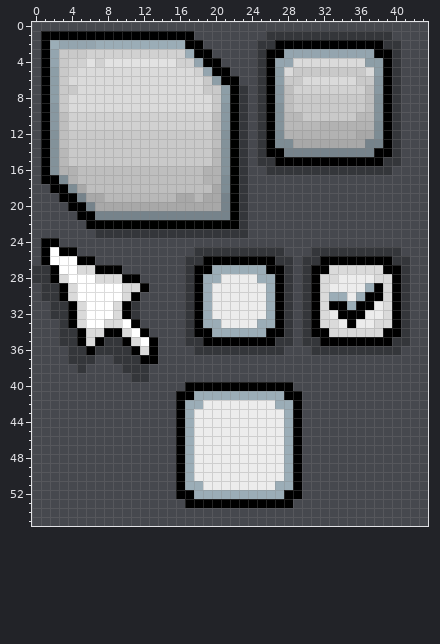
Two states of a pixel-art sprite, bin/data/warr_engine/ui/simple_ui.png. Above is the file before it was changed.
The file is 64x64 pixels. Pixels under 10% opacity are left out. Colours within 5 levels of each other are drawn and written as one. Shown: x 0..43, y 0..55.
Now the later version:
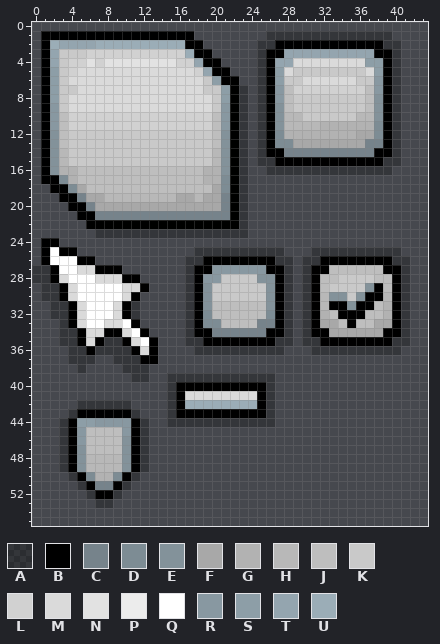
Palette (. is transparent): A #00000040  B #000000  C #76838b  D #7d8c94  E #83929a  F #a8a8a8  G #b2b2b2  H #b8b8b8  J #bebebe  K #c9c9c9  L #d1d1d1  M #dadada  N #e2e2e2  P #ececec  Q #ffffff  R #8898a1  S #8d9ea7  T #94a5af  U #9badb7
Edits made:
Changed rows in their new state; - is an unchanged pixel.
first column x 19:
27 -RRRRRR-------JJJJJJ-
28 RRKKKKEE-----JJKKKKJJ
29 EKKKKKKE-----JKKKKE-J
30 EKKKKKKE-----HEEKE--H
31 EJJJJJJE-----H--E--JG
32 DJJJJJJD-----GJ---JJG
33 DDJJJJCC-----FFJ-JJFF
34 -CCCCCC-------FFFFFF-
first column x 3:
39 ------------AAAAAAAAAAAA---
40 ------------AB---------A..-
41 ------------A-MMMMMMMMBA...
42 --AAAAAA----A---UUUUUUBA...
43 -ABBBBBBA---A-BBBBBBBBBA...
44 ABSSRRRRBA--AAAAAAAAAAAA...
45 ABRJJJJRBA---..............
46 ABRJJJJEBA---..............
47 ABEJJJJEBA---..............
48 ABEHHHHEBA---..............
49 ABEHHHHEBA---..............
50 -ABDGGDBA----..............
51 --ABCCBA-----..............
52 ---ABBA------..............
53 ----AA--------............-
